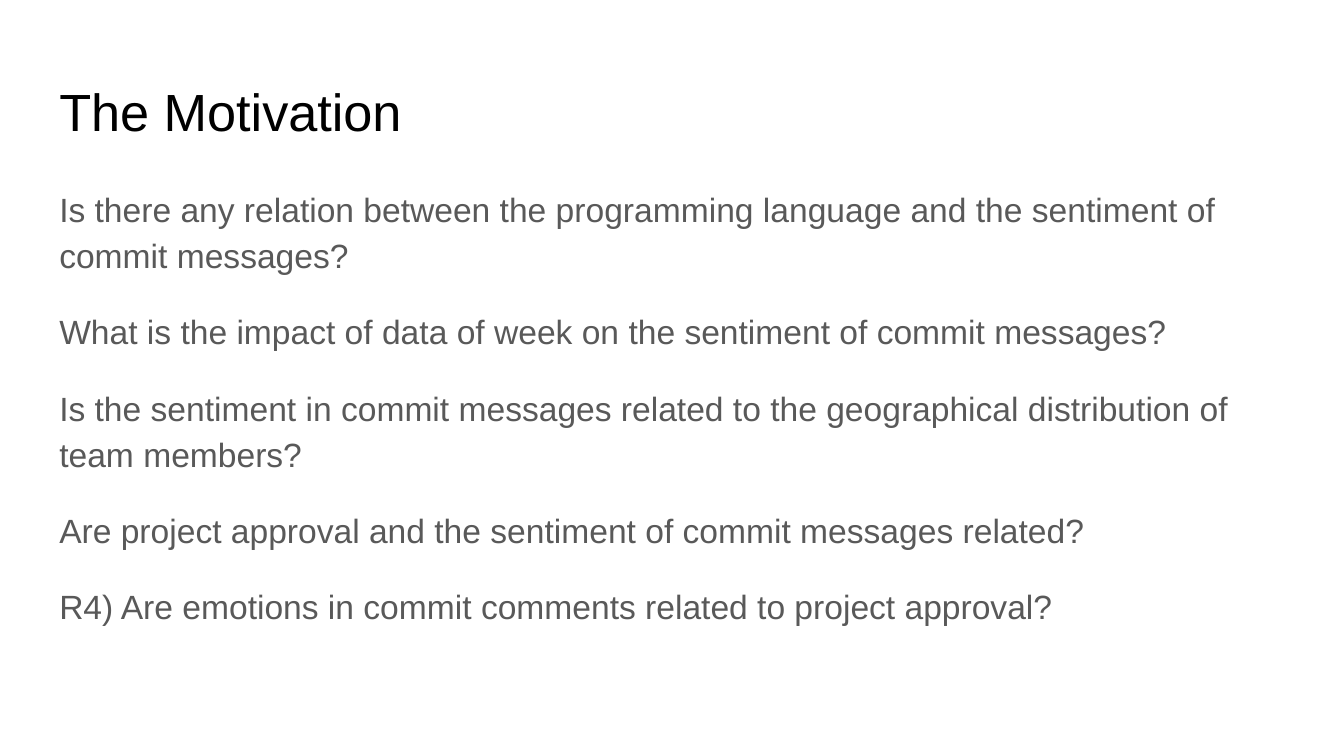
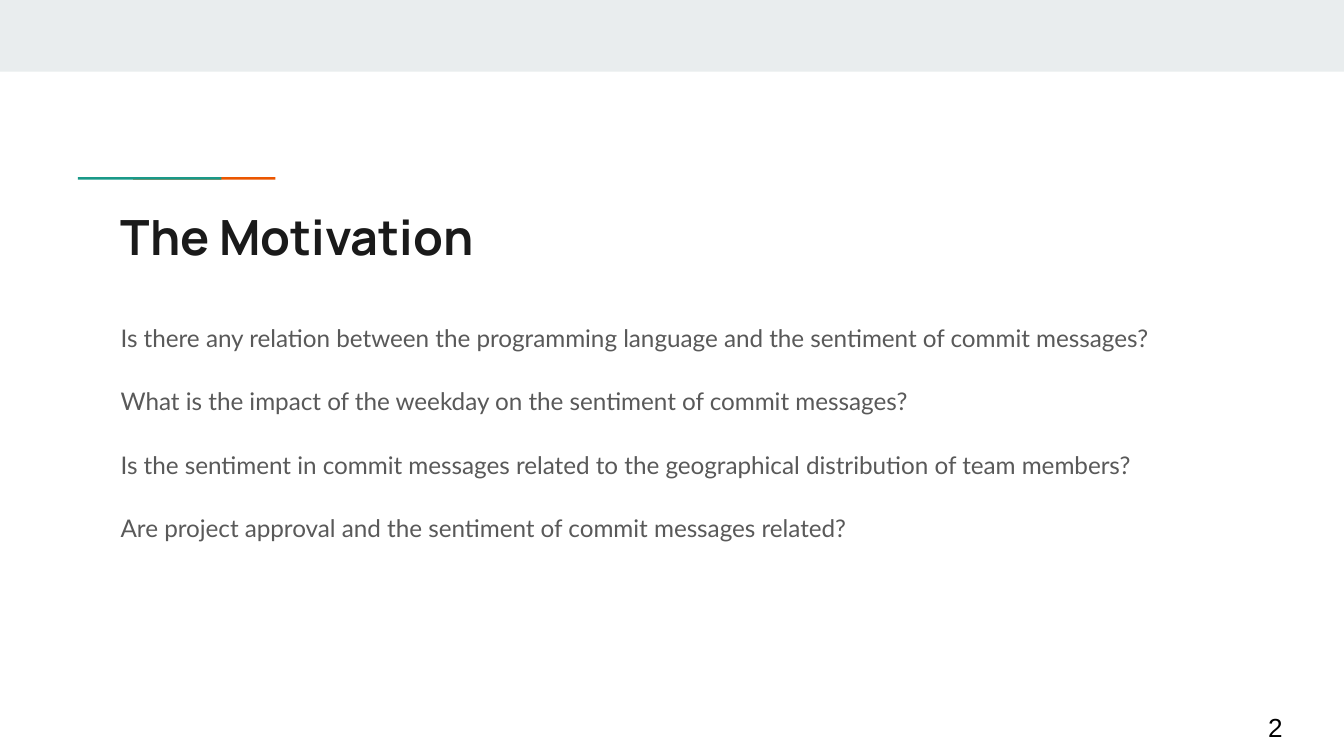
Before and after one commit to jodokae/cmput663-msr14-replic, a slide deck: slide 2 of Presentation-A1.pptx. Drawn at 1344x756 pixels with LibreOffice and Linux fonts; fonts in the diff are those of the drawing. Boxes give left, top, right and bottom in pixels: in the first picture for what was removed or moved away, otherwise in the second. Text is boxed around its words. In the diff, an @@ line names an element or a change of style, - is before the commit and + after.

Commit message:
Add the final slides

```diff
--- a/Presentation-A1.pptx
+++ b/Presentation-A1.pptx
@@ rectangle added at (0, 0, 1344, 71), fill #E9EDEE @@
@@ rectangle added at (122, 175, 177, 181), fill #1A9988 @@
@@ rectangle added at (176, 175, 231, 181), fill #EB5600 @@
@@ title "The Motivation": place and size @@
-title "The Motivation" at (59, 93, 402, 132)
+title "The Motivation" at (121, 219, 473, 256)
@@ title "The Motivation" at (121, 219, 473, 256): size 28 to 26 pt, font Arial to Manrope, text colour #000000 to #1A1A1A, bold on @@
@@ text "Is there any relation between ...": place and size @@
-text "Is there any relation between ..." at (59, 197, 1228, 626)
+text "Is there any relation between ..." at (121, 329, 1148, 542)
@@ text at (121, 329, 1148, 542): size 18 to 13 pt, font Arial to Lato in "Is there any relation between the programming ...", "Is the sentiment in commit messages related ...", "Are project approval and the sentiment of ..." @@
@@ text at (121, 392, 907, 415): text changed; size 18 to 13 pt; font Arial to Lato @@
-What is the impact of data of week on the sentiment of commit messages?
+What is the impact of the weekday on the sentiment of commit messages?
@@ text at (59, 594, 1052, 626): paragraph removed @@
-R4) Are emotions in commit comments related to project approval?
@@ page number added at (1268, 718, 1283, 737), 14 pt, text #000000 @@
+2
```
Also in this commit, not shown: 4 other slides changed, 5 slides added, 4 slides removed, 1 other file.
